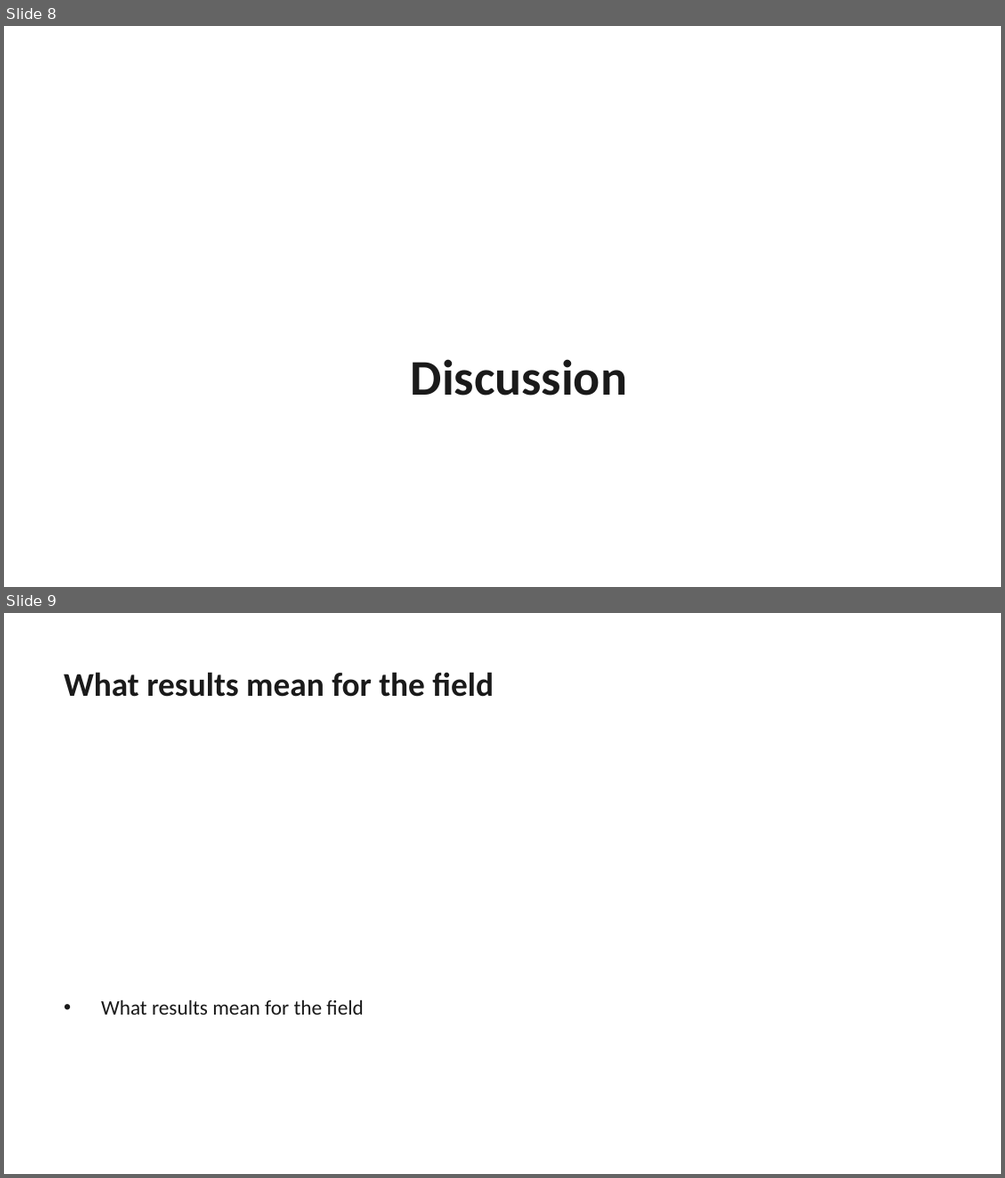
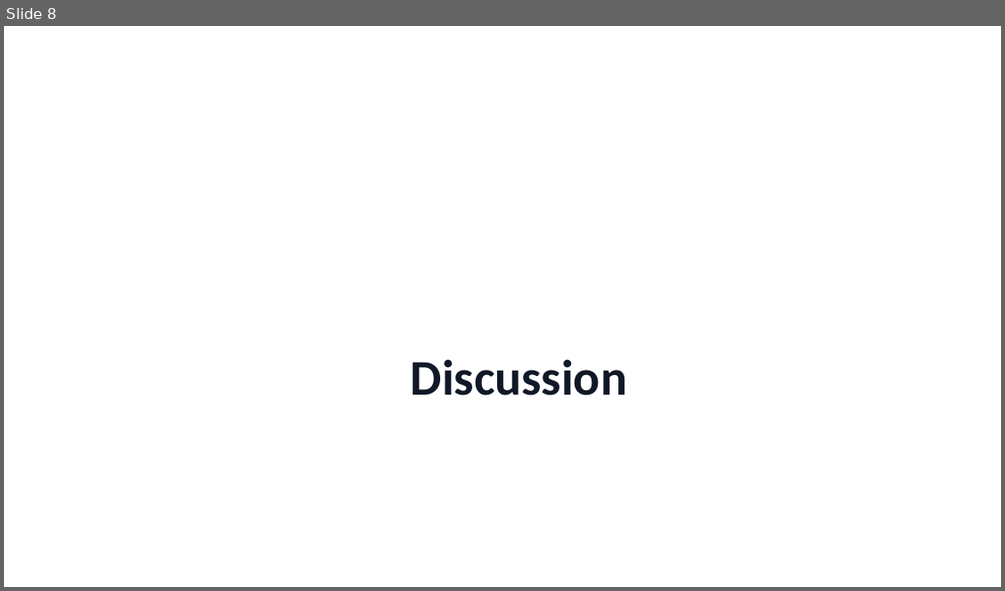
Before and after one commit to AdamYin007/Presentation-OS, a slide deck: examples/business-review/output.pptx. Shown one above the other, each under a label of ours: slides 8 and 9 before the commit, slide 8 after it. The pictures are 1005x1178 and 1005x591 pixels, drawn with LibreOffice and Linux fonts; fonts in the diff are those of the drawing. Boxes give left, top, right and bottom in pixels: in the first picture for what was removed or moved away, otherwise in the second. Text is boxed around its words. In the diff, an @@ line names an element or a change of style, - is before the commit and + after.

```diff
--- a/examples/business-review/output.pptx
+++ b/examples/business-review/output.pptx
@@ slide 9 removed at [4,613,1001,1174], background #FFFFFF @@
@@ text removed at [64,672,494,697] @@
-What results mean for the field
@@ text removed at [101,999,364,1014] @@
-• What results mean for the field
```
Also in this commit, not shown: 6 other slides changed, 3 slides added, 2 other slides removed, 1 other file.
